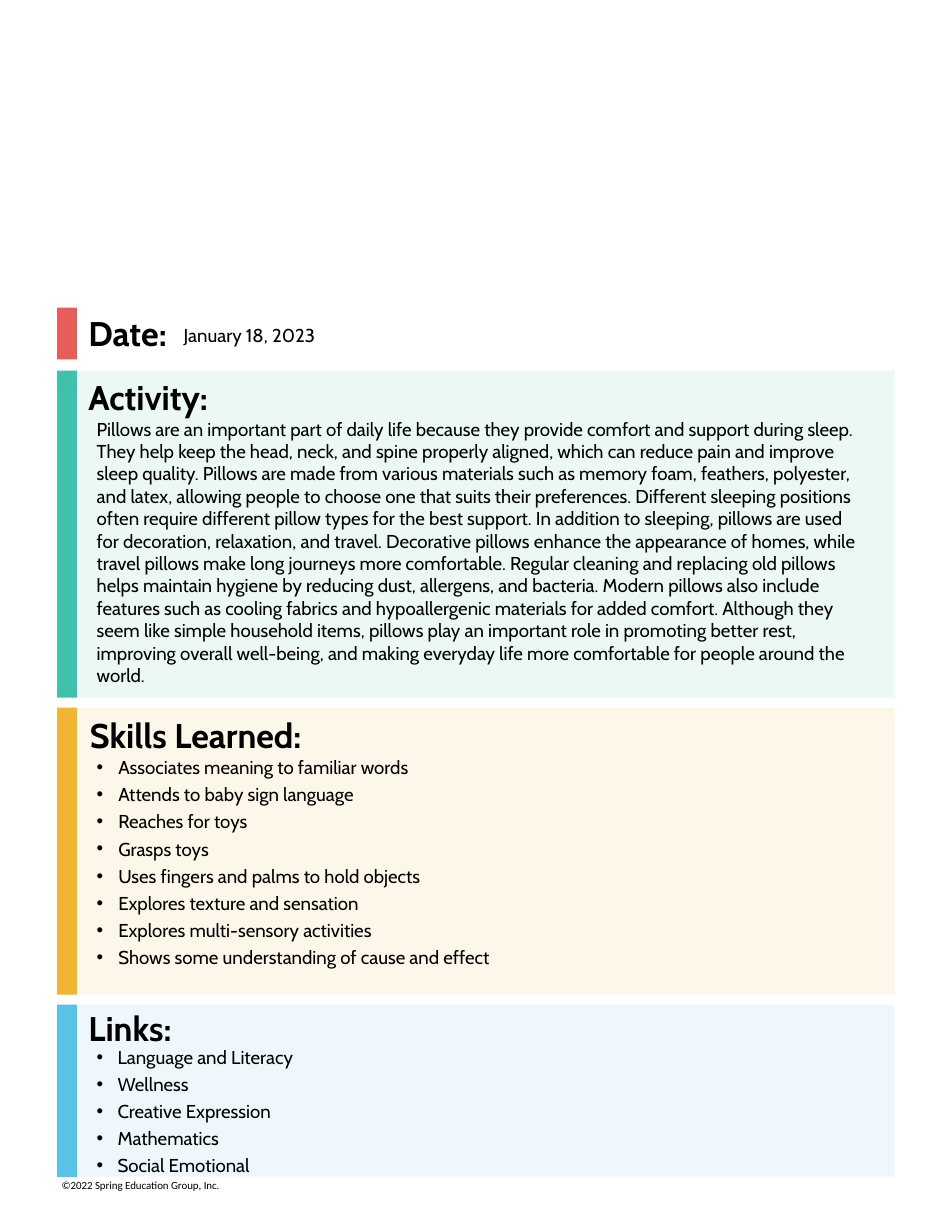
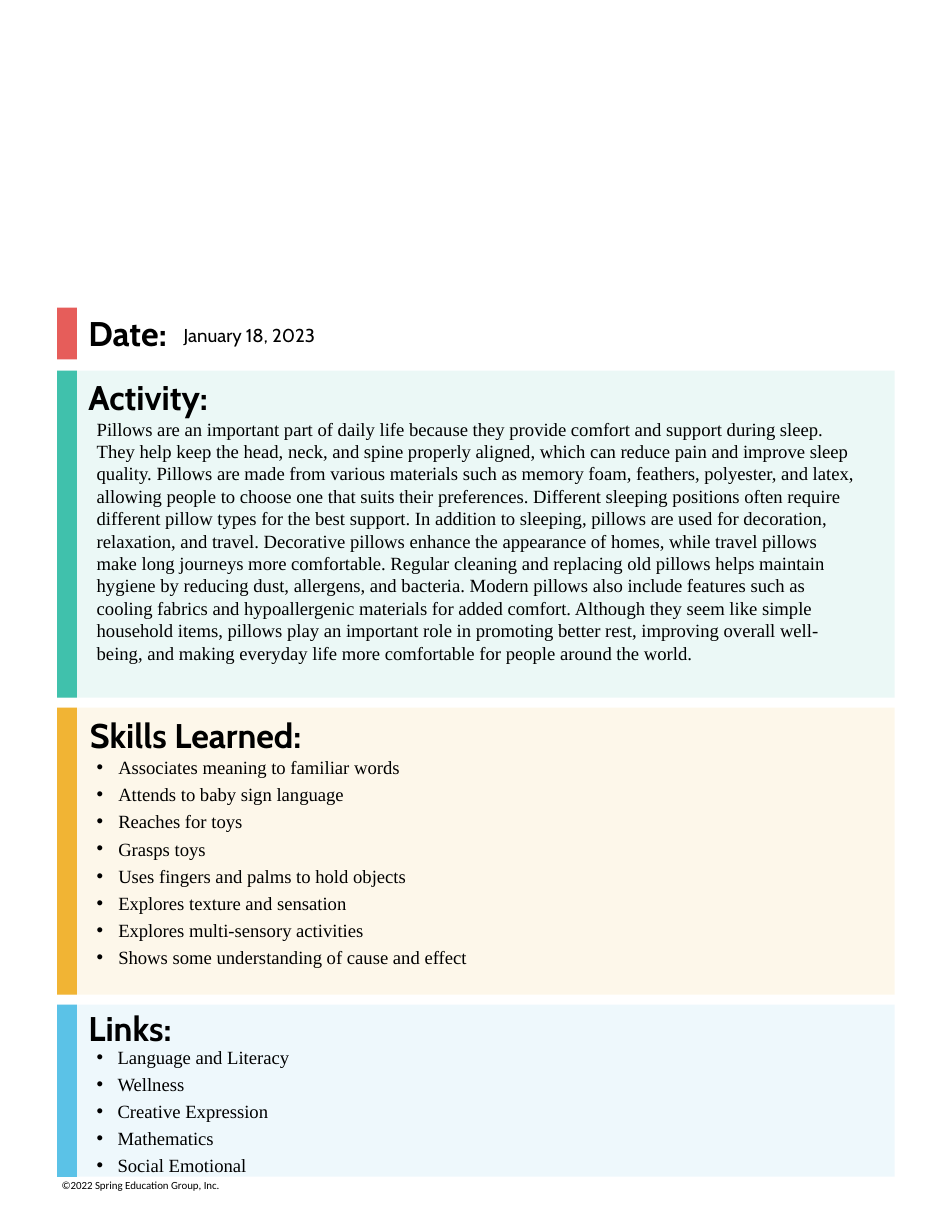
Before and after one commit to aadivala2010/teacher_apps, a slide deck: slide 1 of templates/activity_descriptor.pptx. Drawn at 952x1232 pixels with LibreOffice and Linux fonts; fonts in the diff are those of the drawing; background and template pictures are left out. Boxes give left, top, right and bottom in pixels: in the first picture for what was removed or moved away, otherwise in the second. Text is boxed around its words. In the diff, an @@ line names an element or a change of style, - is before the commit and + after.

```diff
--- a/templates/activity_descriptor.pptx
+++ b/templates/activity_descriptor.pptx
@@ font Cabin to Times New Roman in 3 elements at (118,761,467,968), (118,1051,289,1173), (97,423,854,664) @@
```
Also in this commit, not shown: 1 other file.
